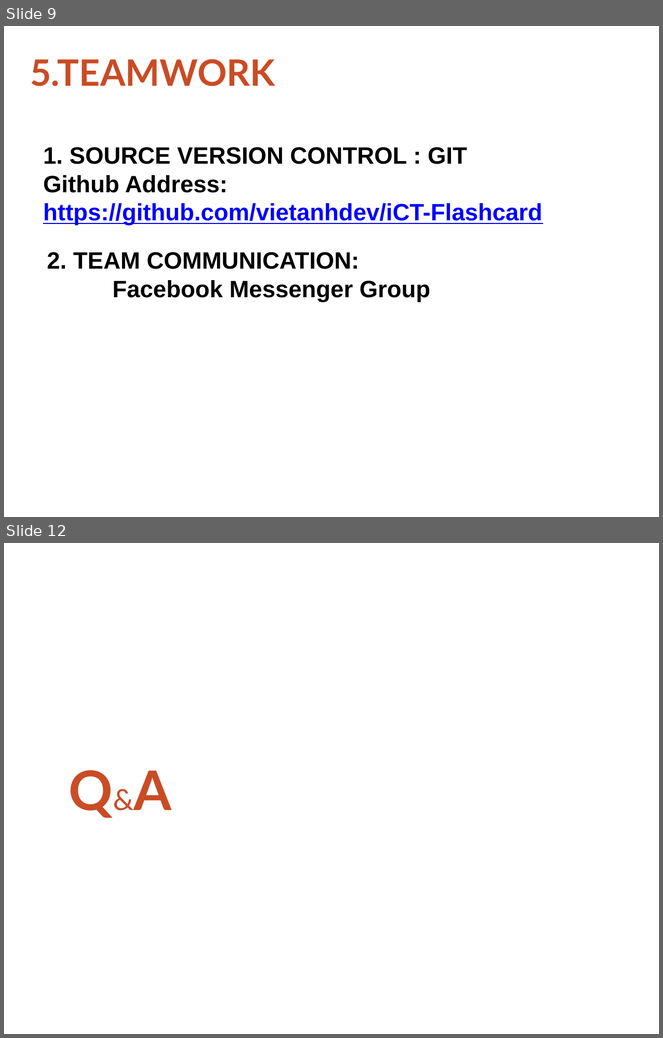
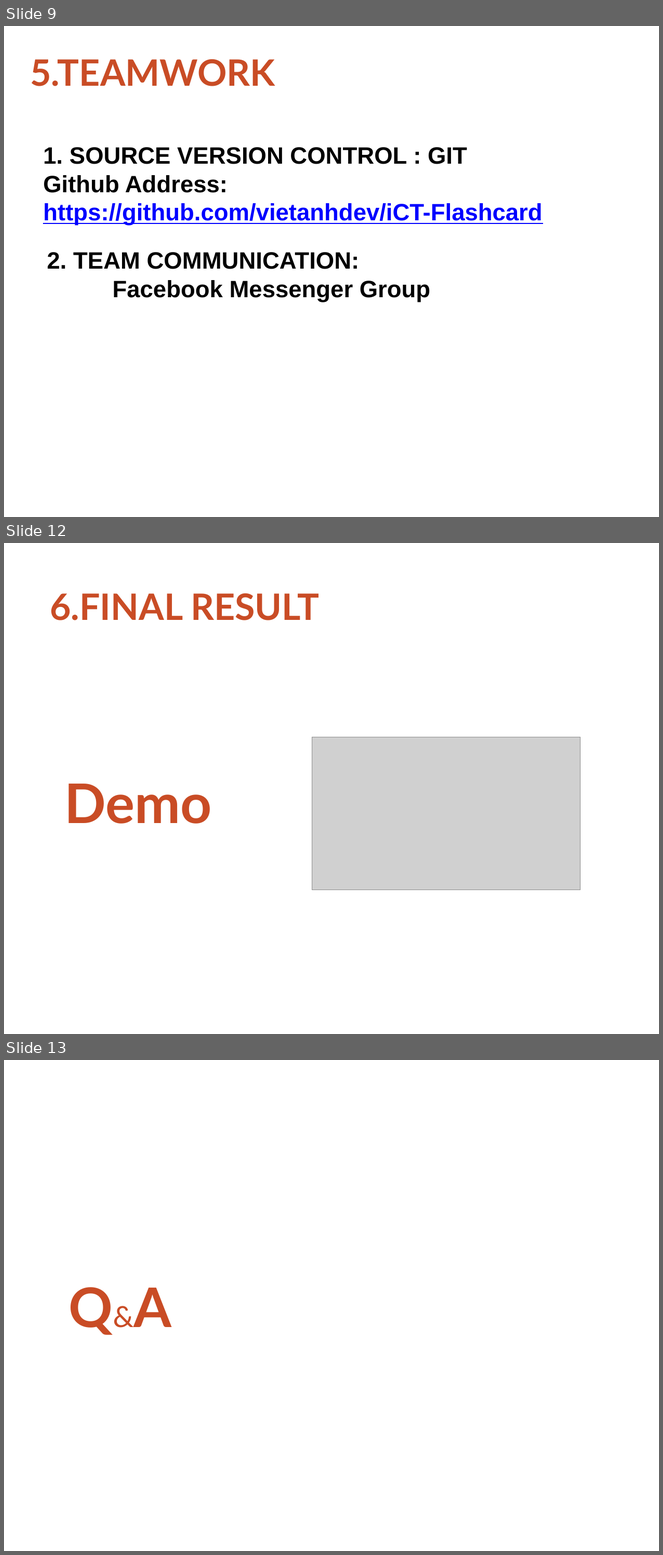
Before and after one commit to thoatran/iCT-Flashcard, a slide deck: docs/ReportSlides.odp. Shown one above the other, each under a label of ours: slides 9 and 12 before the commit, slides 9, 12 and 13 after it; the slides between them are not shown. The pictures are 663x1038 and 663x1555 pixels, drawn with LibreOffice and Linux fonts; fonts in the diff are those of the drawing; grey boxes stand for pictures; background and template pictures are left out. Boxes give left, top, right and bottom in pixels: in the first picture for what was removed or moved away, otherwise in the second. Text is boxed around its words. In the diff, an @@ line names an element or a change of style, - is before the commit and + after.

```diff
--- a/docs/ReportSlides.odp
+++ b/docs/ReportSlides.odp
@@ slide 12 added at box(4, 543, 659, 1034), background #FFFFFF @@
@@ text added at box(50, 593, 320, 620), 40 pt, text #C94C25, bold @@
+6.FINAL RESULT
@@ picture added at box(312, 737, 581, 890) @@
@@ text added at box(65, 784, 212, 824), 60 pt, text #C94C25, bold @@
+Demo
@@ what was slide 12 is now slide 13 @@
```
Also in this commit, not shown: 8 slides changed, 1 other file.
